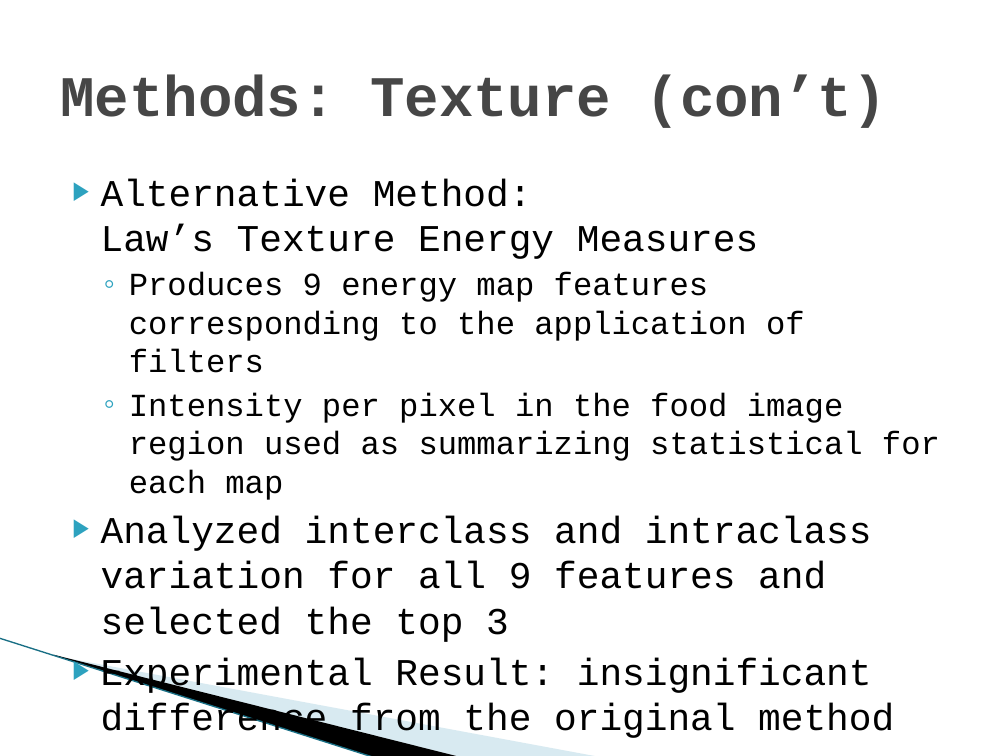
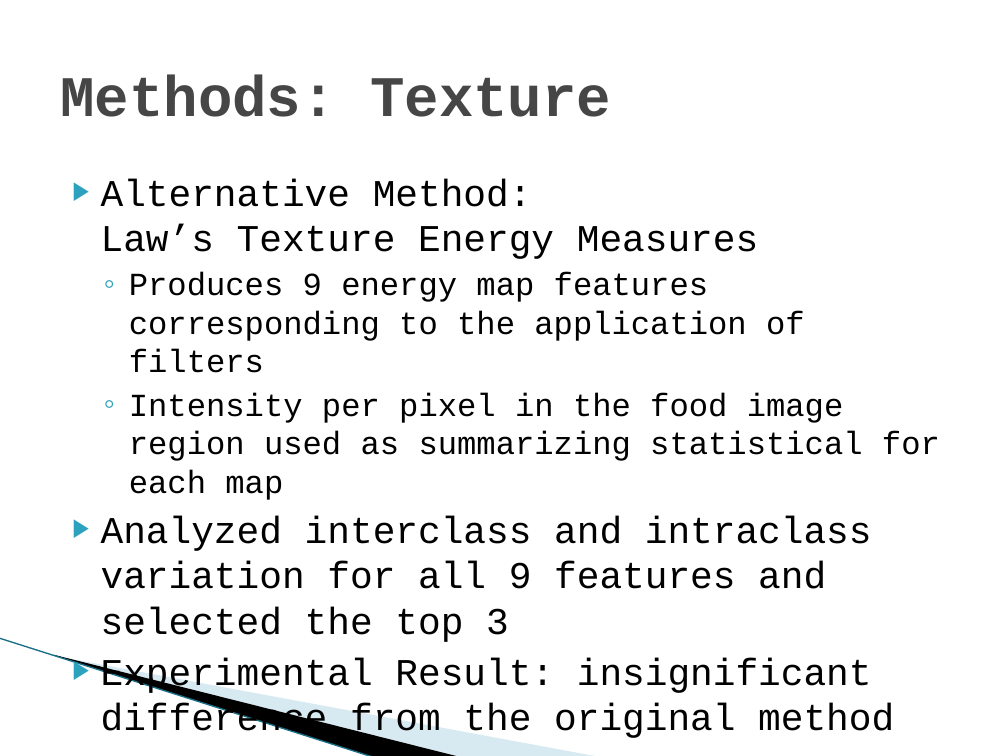
Before and after one commit to vfasburg/cse_803, a slide deck: slide 7 of documents/830_Presentation_Fasburg_Thomas_Reiff.pptx. Drawn at 1008x756 pixels with LibreOffice and Linux fonts; fonts in the diff are those of the drawing; background and template pictures are left out. Boxes give left, top, right and bottom in pixels: in the first picture for what was removed or moved away, otherwise in the second. Text is boxed around its words. In the diff, an @@ line names an element or a change of style, - is before the commit and + after.

```diff
--- a/documents/830_Presentation_Fasburg_Thomas_Reiff.pptx
+++ b/documents/830_Presentation_Fasburg_Thomas_Reiff.pptx
@@ title at <box>60,74,611,117</box>: text changed @@
-Methods: Texture (con’t)
+Methods: Texture
```
Also in this commit, not shown: 2 other slides changed, 1 slide added, 1 slide removed, 3 other files.
